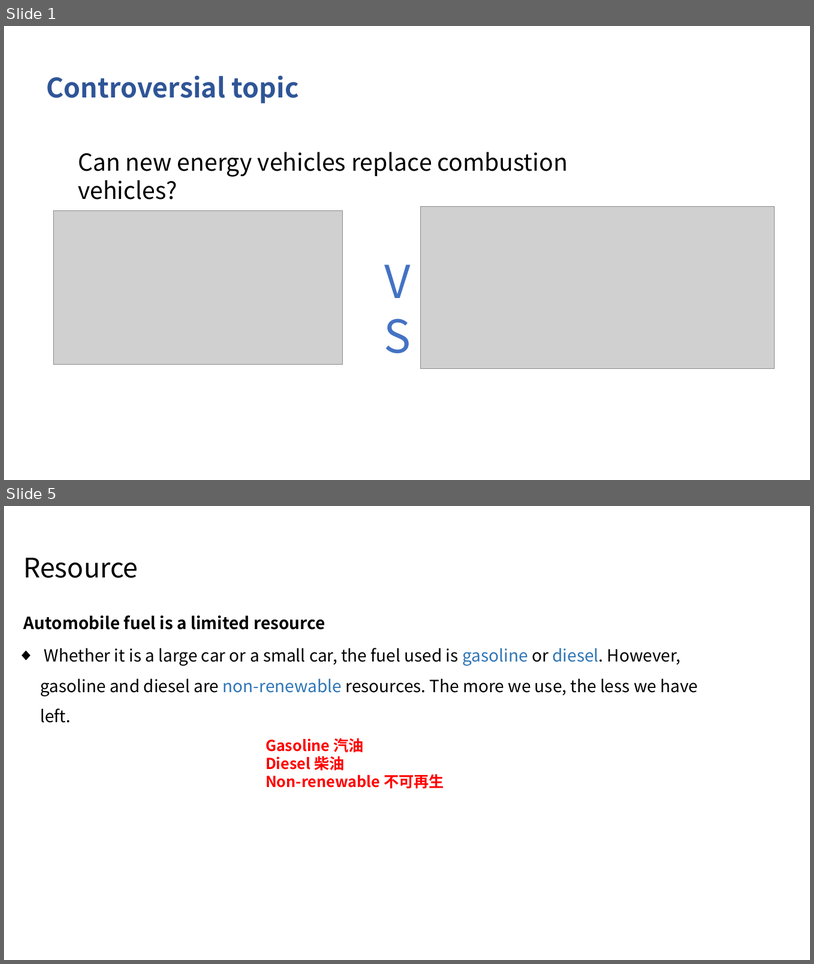
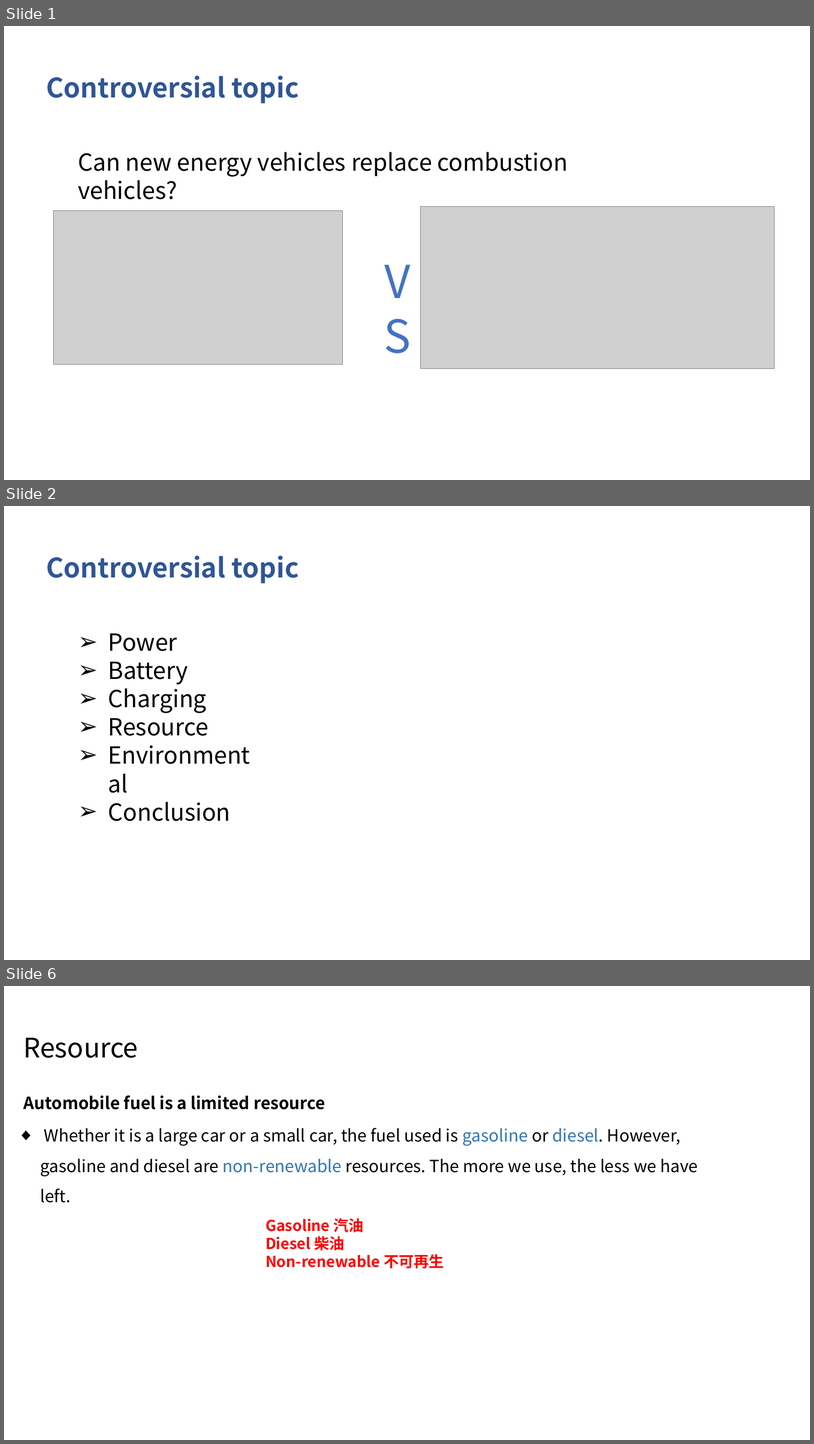
Before and after one commit to pengfeinie/pengfeinie.github.io, a slide deck: files/newenergyvehicles.pptx. Shown one above the other, each under a label of ours: slides 1 and 5 before the commit, slides 1, 2 and 6 after it; the slides between them are not shown. The pictures are 814x964 and 814x1444 pixels, drawn with LibreOffice and Linux fonts; fonts in the diff are those of the drawing; grey boxes stand for pictures. Boxes give left, top, right and bottom in pixels: in the first picture for what was removed or moved away, otherwise in the second. Text is boxed around its words. In the diff, an @@ line names an element or a change of style, - is before the commit and + after.

```diff
--- a/files/newenergyvehicles.pptx
+++ b/files/newenergyvehicles.pptx
@@ slide 2 added at (x1=4, y1=506, x2=810, y2=960), background #FFFFFF @@
@@ text added at (x1=47, y1=555, x2=299, y2=583), 32 pt, text #2F5597, bold @@
+Controversial topic
@@ text added at (x1=108, y1=633, x2=231, y2=821), 28 pt, text #000000 @@
+➢ Power
+➢ Battery
+➢ Charging
+➢ Resource
+➢ Environmental
+➢ Conclusion
@@ what was slide 5 is now slide 6 @@
```
Also in this commit, not shown: 5 slides changed.
